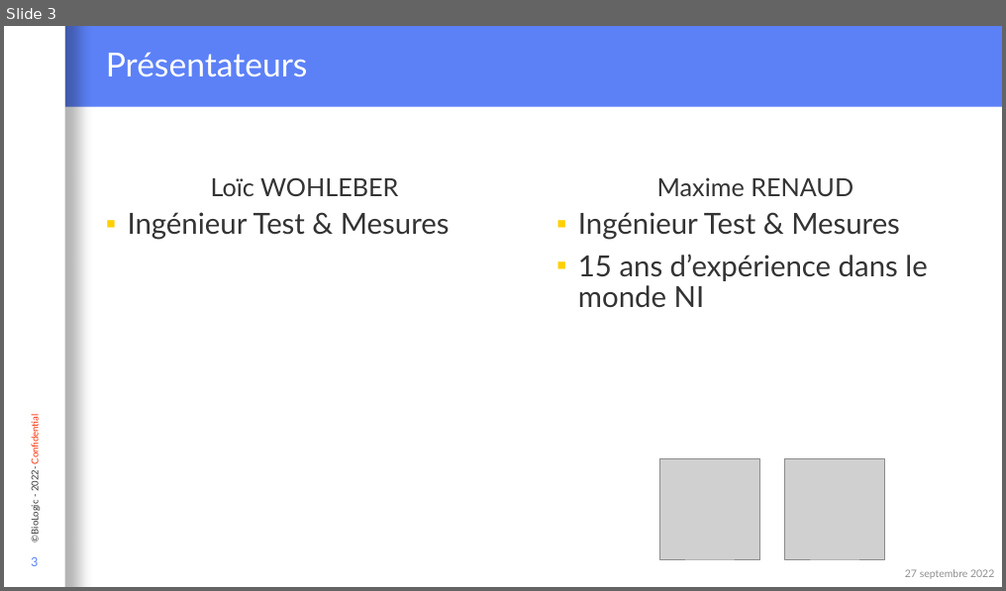
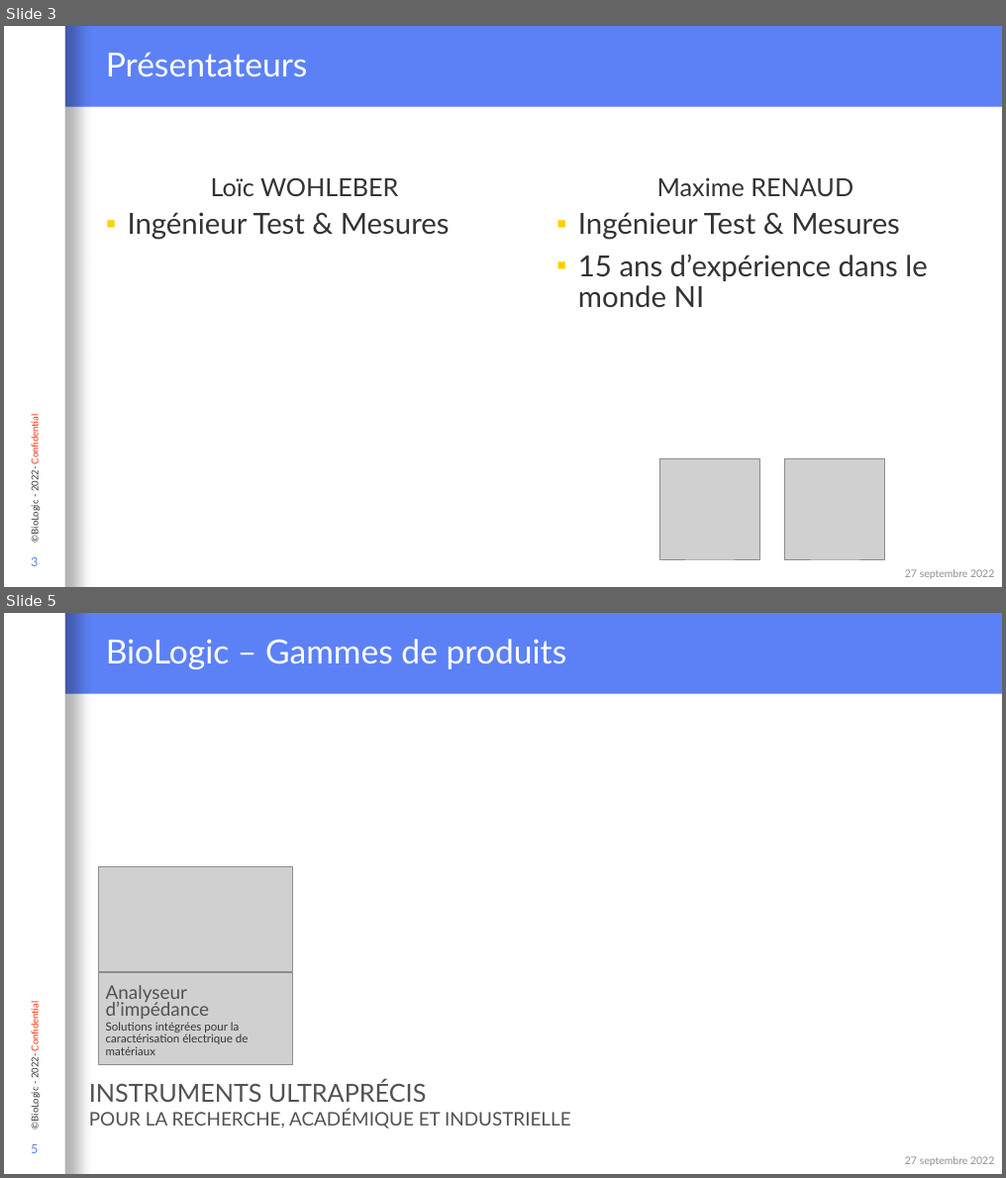
Before and after one commit to Loysse/PostLVUserEvent_Demo, a slide deck: Interaction événementielle entre du code C et LabVIEW.pptx. Shown one above the other, each under a label of ours: slide 3 before the commit, slides 3 and 5 after it; the slides between them are not shown. The pictures are 1006x591 and 1006x1178 pixels, drawn with LibreOffice and Linux fonts; fonts in the diff are those of the drawing; grey boxes stand for pictures; background and template pictures are left out. Boxes give left, top, right and bottom in pixels: in the first picture for what was removed or moved away, otherwise in the second. Text is boxed around its words. In the diff, an @@ line names an element or a change of style, - is before the commit and + after.

Commit message:
MAJ Slide BioLogic

```diff
--- a/Interaction événementielle entre du code C et LabVIEW.pptx
+++ b/Interaction événementielle entre du code C et LabVIEW.pptx
@@ slide 5 added at (4, 613, 1002, 1174), background #FFFFFF; not listed: 3 template elements that a slide beside it also shows @@
@@ title added at (106, 639, 567, 669), 32 pt, text #FFFFFF @@
+BioLogic – Gammes de produits
@@ picture added at (98, 867, 293, 972) @@
@@ picture added at (98, 973, 293, 1064) @@
@@ text added at (106, 985, 249, 1056), 11 pt, text #333333 @@
+Analyseur d’impédance
+Solutions intégrées pour la
+caractérisation électrique de
+matériaux
@@ text added at (89, 1080, 571, 1129), 18 pt, text #525252 @@
+INSTRUMENTS ULTRAPRÉCIS
+POUR LA RECHERCHE, ACADÉMIQUE ET INDUSTRIELLE
@@ page number added at (31, 1145, 38, 1154), 12 pt, text #5C81F7 @@
+5
@@ text added at (905, 1157, 994, 1166), 10 pt, text #8F8F8F @@
+27 septembre 2022
```
Also in this commit, not shown: 3 slides changed, 5 other slides added.
